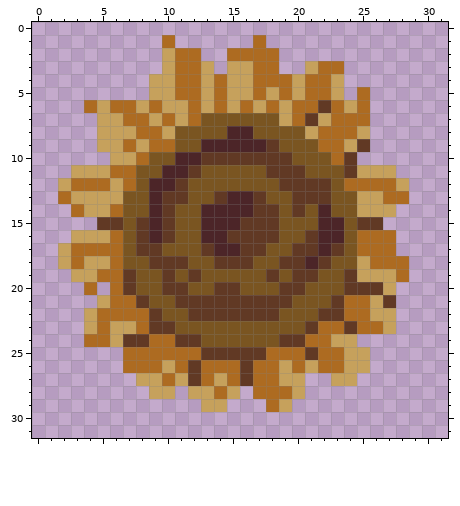
Pixel-art sprite -- Medival_pack/textures/blocks/double_plant_sunflower_front.png. Above: the version before the commit.
The file is 32x32 pixels.
And afterwards:
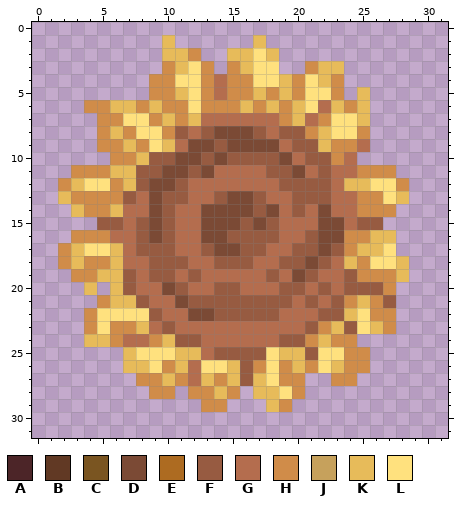
Palette (. is transparent): A #4c2528  B #613924  C #7a5521  D #7b4a35  E #ad6b21  F #975b41  G #b46d4e  H #d08c49  J #c6a15c  K #e7bb5a  L #ffe17e
Diff:
@@ x 0..31 @@
  0 ................................
- 1 ..........E......E..............
- 2 ..........JEE..EEEE.............
- 3 ..........JEEJ.JJEE..JEE........
- 4 .........JJEEJEJJEEEJEEJ........
- 5 .........JJEEJEJJEJEJEEJ.E......
- 6 ....EJEEJEJJEJEJEJEJEEBEJE......
- 7 .....JJEEJEJECCCCCCJEBJEEE......
- 8 .....JJJEEJCCCCAACCCCJEEEJ......
- 9 .....JJEJEECCAAAAABCCCEEJB......
-10 ......JJECCAABBBBBBBCCCEB.......
-11 ...JJJEECCAABCCCCCBBBCCCBJJJ....
-12 ..JEEEJECAABCCCCCCCBBBBCEEEEJ...
-13 ..EJJJJCCABBCCBAABCCBBBCCJJEE...
-14 ...EJJECCABCCAAAABBCBCACCJJJ....
-15 .....BBCBABCCAAABBBCCCAACBB.....
-16 ...JJJECBABCCAABBBBCCBAACEEE....
-17 ..JEEEECBBCCCBAABBCCBBABCEEE....
-18 ..JEJJECCBBBCCBBBCCBBABCCJEEE...
-19 ...JJEEBCCBCBCCCCCBCBBCCBJJJE...
-20 ....E.EBCCBBCCBBCCCBBCCCBBBJ....
-21 .....JEEBCCBBBBBBBBBCCCBEEJB....
-22 ....JEEEEBCCBBBBBBBCCCBBEEJJ....
-23 ....JEJJEBBCCCCCCCCCCBEEBEEJ....
-24 ....EEJBBEEBBCCCCCCBBEEJJ.......
-25 .......EEEEEEBBBBBEEEBEEJJ......
-26 .......EEEJEBEEEBEEJEJEEJJ......
-27 ........JJEJBEJEBEEJJ..JJ.......
-28 .........JJ.JJEJ.EEEJ...........
-29 .............JJ...EJ............
+ 1 ..........K......K..............
+ 2 ..........KKH..KKLK.............
+ 3 ..........HKLH.HKLL..HKK........
+ 4 .........HHLLHGHHLLKHLKH........
+ 5 .........HHKLHGHHKHKHLLH.K......
+ 6 ....HHKKHKHHLHHHKHKHKLGKHK......
+ 7 .....HHLLHKHKGGGGGGHKGHLLK......
+ 8 .....HKHLLHFGFDDDFGFFHKLLH......
+ 9 .....HHKHLKGDDFDDDDGFFKHHG......
+10 ......HHKFFDDFDFFFFDGFFHG.......
+11 ...HHHKKFFDDFDGGGGFFDGFGGHHH....
+12 ..HKLLHKFDDFGGGGGGGFFFFGKKLLH...
+13 ..KHHHHFGDFFGGFDDFGGFFFGGHHLK...
+14 ...KHHKGGDFGGDDDDFDGFGDGGHHH....
+15 .....FFGFDFGGDDDFDFGGGDDGFF.....
+16 ...HHHGGFDFGGDDFFFFGGFDDHHKK....
+17 ..HKLLKGFFFGGFDDFFGGFFDFHKKL....
+18 ..HKHHKGGFFFGGFFFGGFFDFGKHLLK...
+19 ...HHKKFGFFGFGGGGGFGDFGGFHHHK...
+20 ....K.KFGGDFGGFFGGGFFGFGFFFH....
+21 .....HKKFGGDFFFFFFFFGFGFHKHF....
+22 ....HLLLLFGGDDFFFFFGGGFFKLHH....
+23 ....HLHHKGFGGGGGGGGGGFHKFLKH....
+24 ....KKHGGHKFFGGGGGGFFHKHH.......
+25 .......KLLLKKGFFFFLKKFLLHH......
+26 .......KKLHKGLLKFHLHKHLKHH......
+27 ........HHKHGKHKFKLHH..HH.......
+28 .........HH.HHKH.KKLH...........
+29 .............HH...KH............
 30 ................................
Changed places in both pictures, as pixel boxes (x1, y1, x2, y2):
changed: (58, 35, 409, 412)
